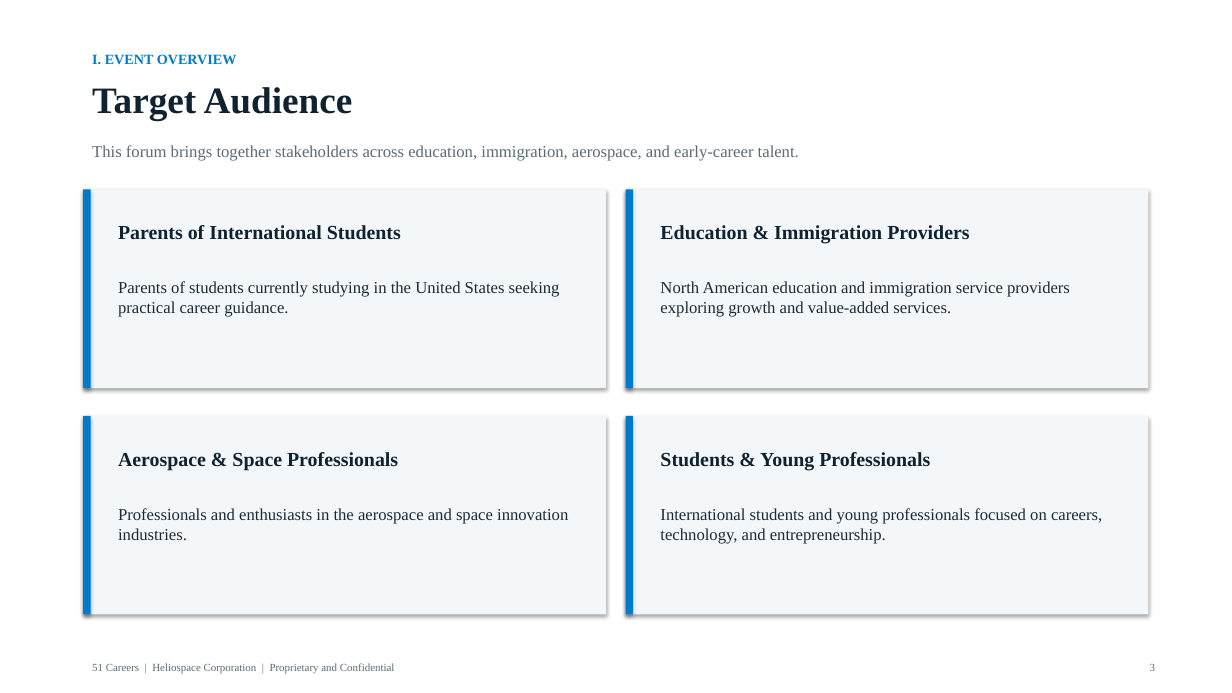
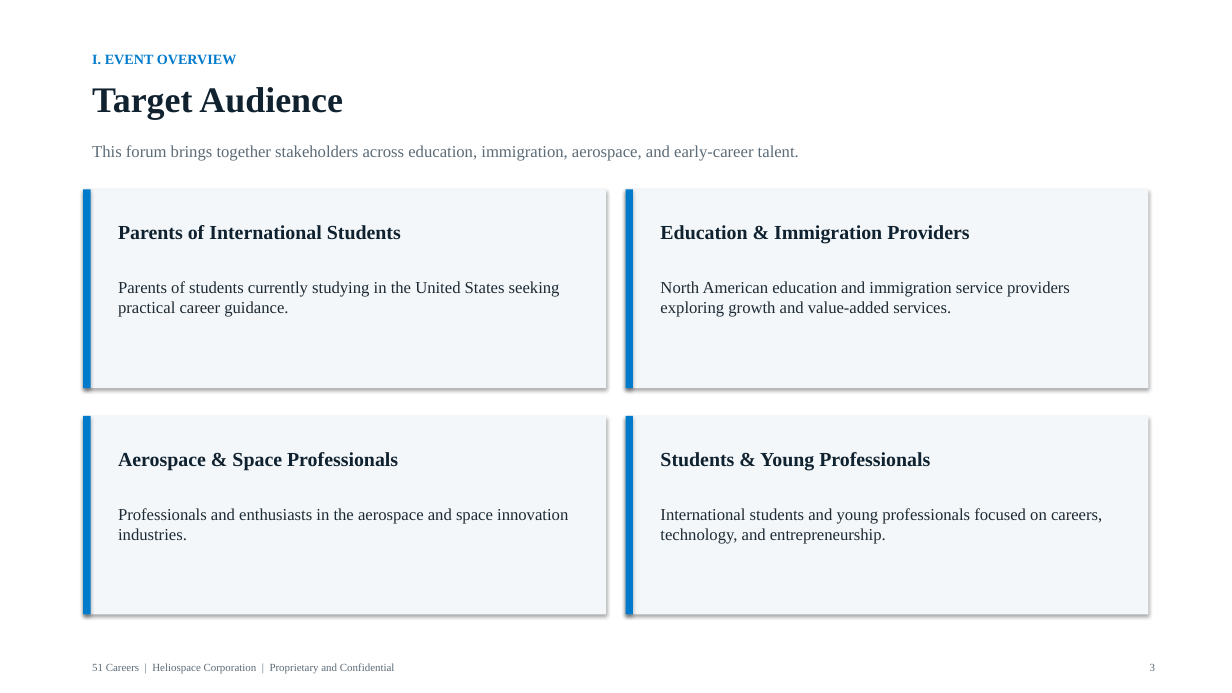
Before and after one commit to anthonyleedu/anthonyleedu, a slide deck: slide 3 of Heliospace_Company_And_Product_Overview.pptx. Drawn at 1232x693 pixels with LibreOffice and Linux fonts; fonts in the diff are those of the drawing. Boxes give left, top, right and bottom in pixels: in the first picture for what was removed or moved away, otherwise in the second. Text is boxed around its words. In the diff, an @@ line names an element or a change of style, - is before the commit and + after.

```diff
--- a/Heliospace_Company_And_Product_Overview.pptx
+++ b/Heliospace_Company_And_Product_Overview.pptx
@@ text "Target Audience" at (x1=92, y1=87, x2=343, y2=120): size 29 to 28 pt @@
```
Also in this commit, not shown: 3 other slides changed, 15 slides added.
